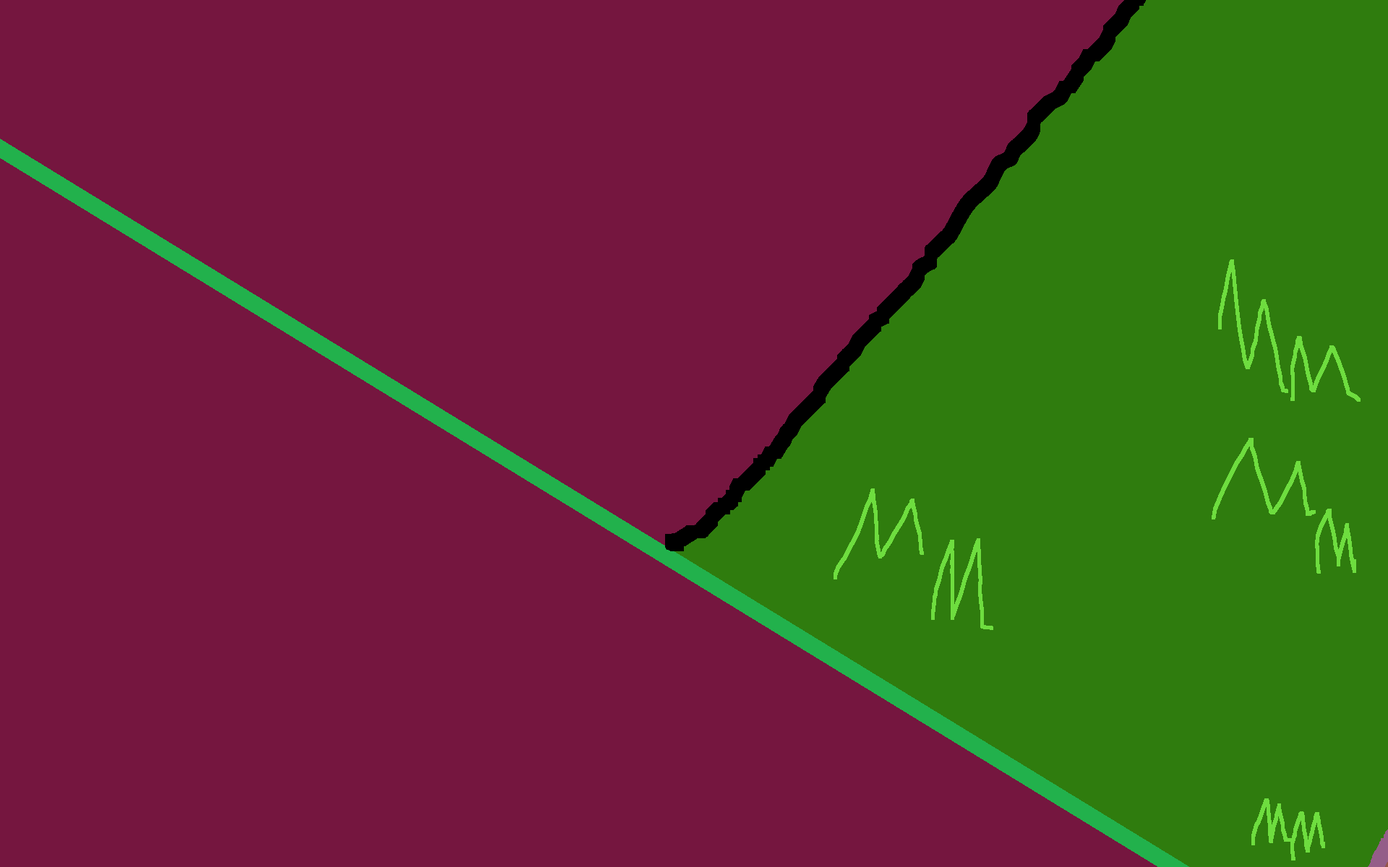
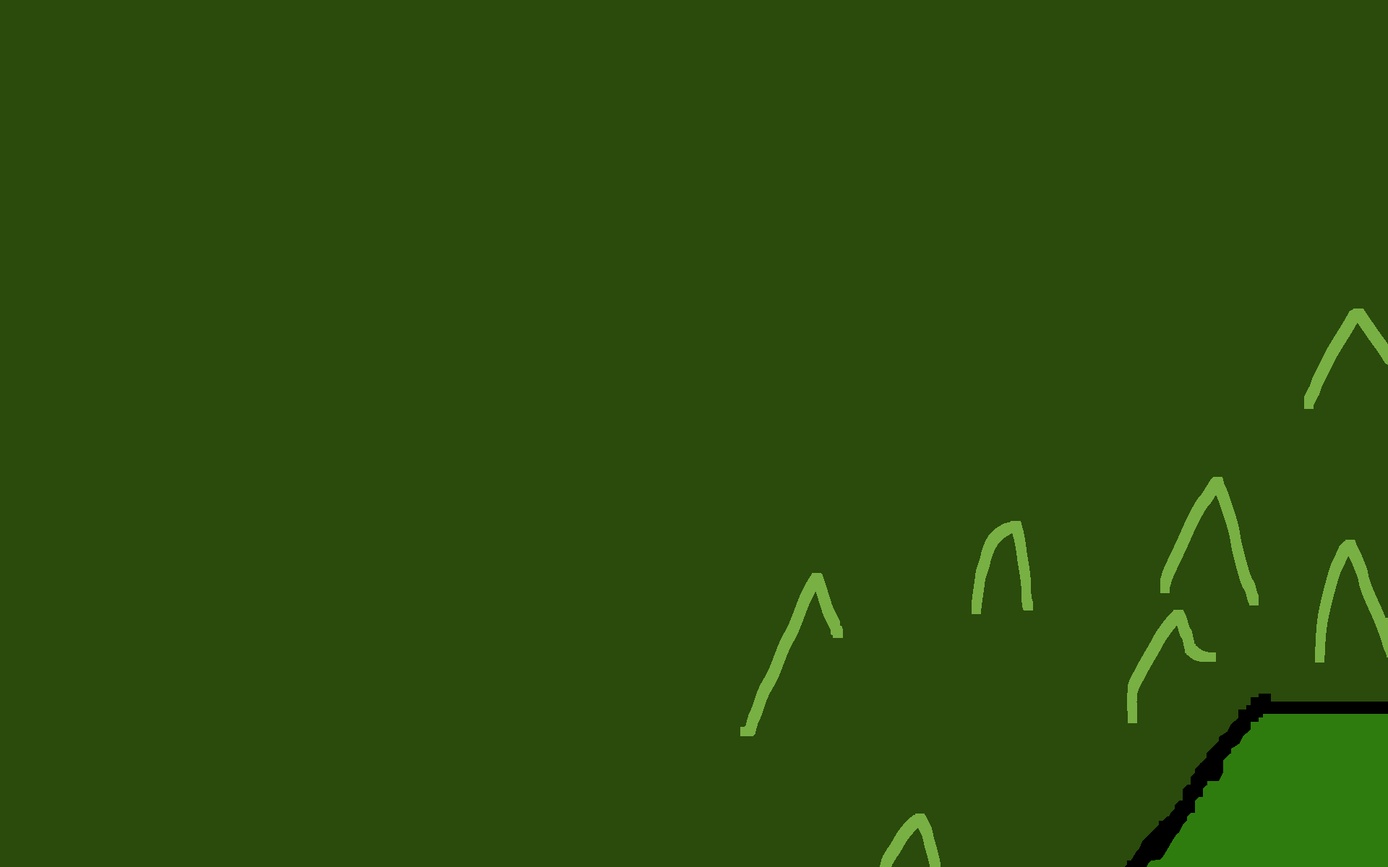
Layered file, before and after one edit (1388 × 867). Changes by layer:
added layer "貼り付けられたレイヤー #1" above "貼り付けられたレイヤー" over [0, 0, 1388, 867]
